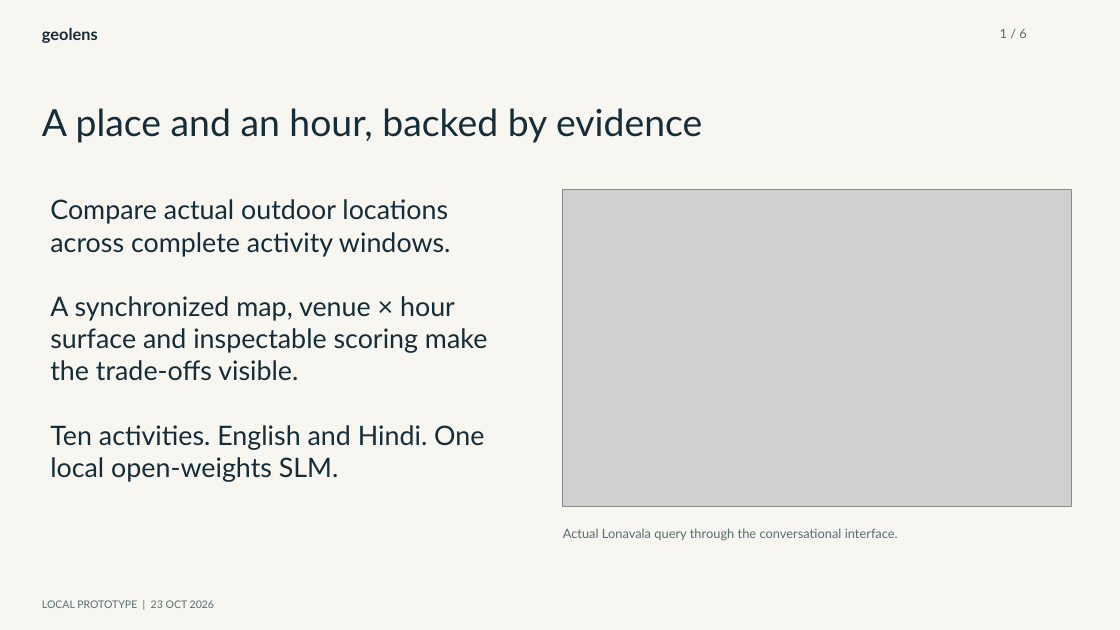
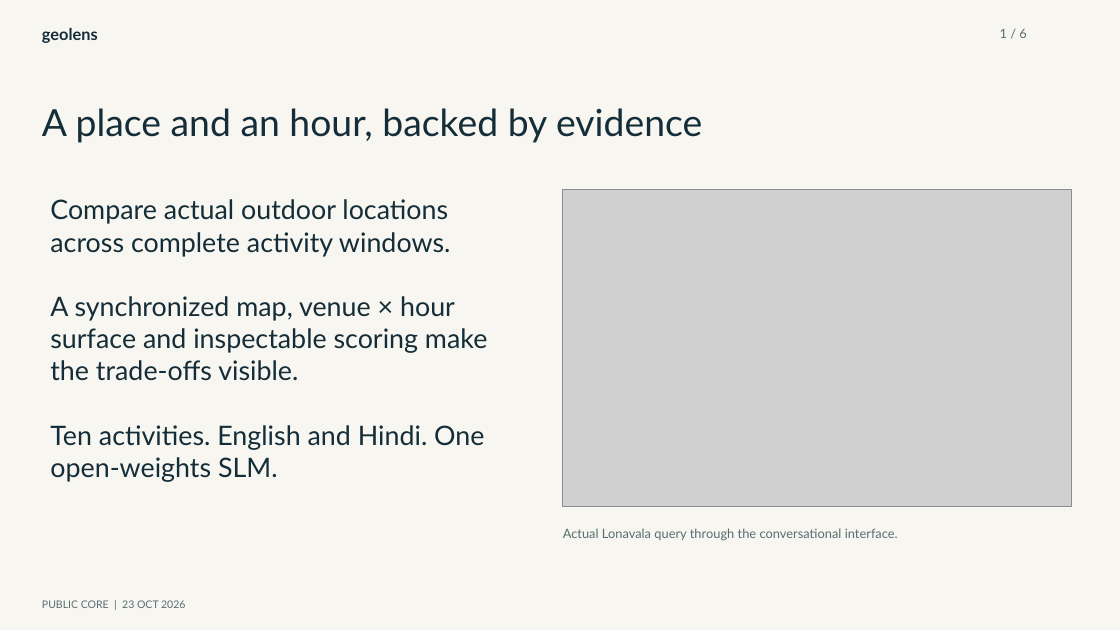
Before and after one commit to stupiduck/geolens-geoai-2026, a slide deck: slide 1 of submission/GeoLens.pptx. Drawn at 1120x630 pixels with LibreOffice and Linux fonts; fonts in the diff are those of the drawing; grey boxes stand for pictures. Boxes give left, top, right and bottom in pixels: in the first picture for what was removed or moved away, otherwise in the second. Text is boxed around its words. In the diff, an @@ line names an element or a change of style, - is before the commit and + after.

```diff
--- a/submission/GeoLens.pptx
+++ b/submission/GeoLens.pptx
@@ text at (50, 425, 484, 482): text changed @@
-Ten activities. English and Hindi. One local open-weights SLM.
+Ten activities. English and Hindi. One open-weights SLM.
@@ text at (42, 600, 185, 608): text changed @@
-LOCAL PROTOTYPE | 23 OCT 2026
+PUBLIC CORE | 23 OCT 2026
```
Also in this commit, not shown: 5 other slides changed, 26 other files.
